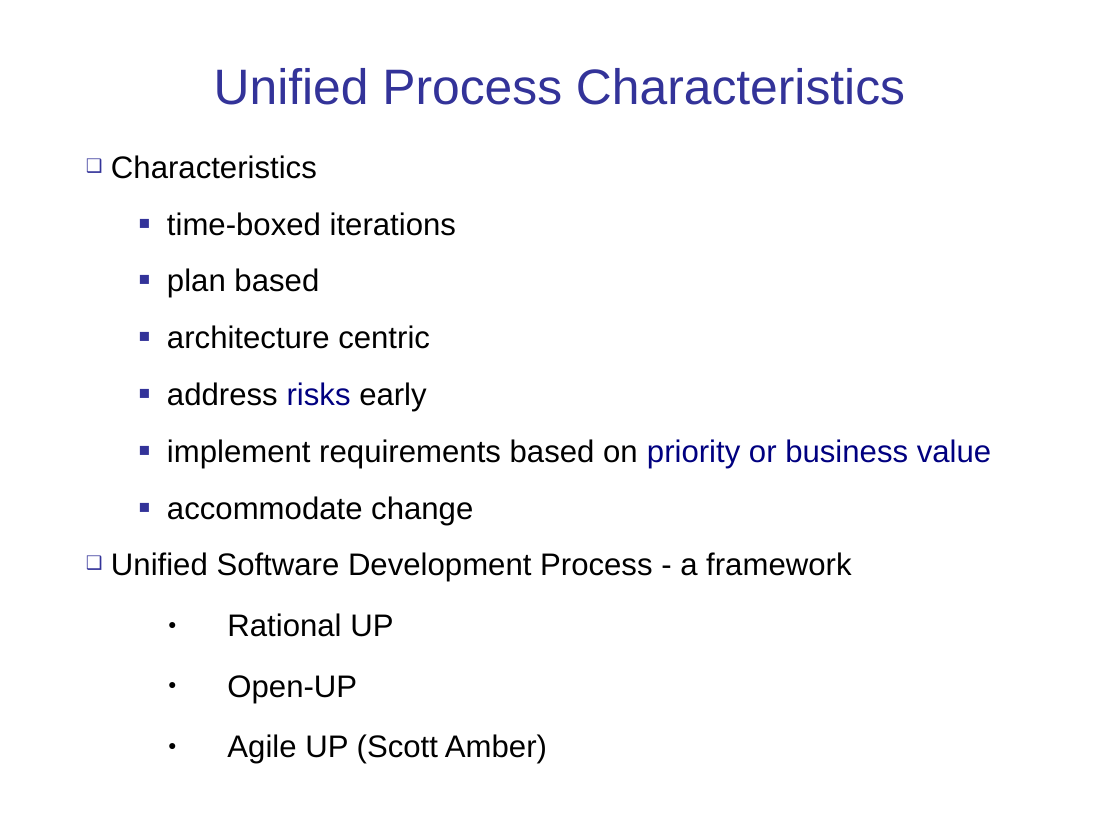
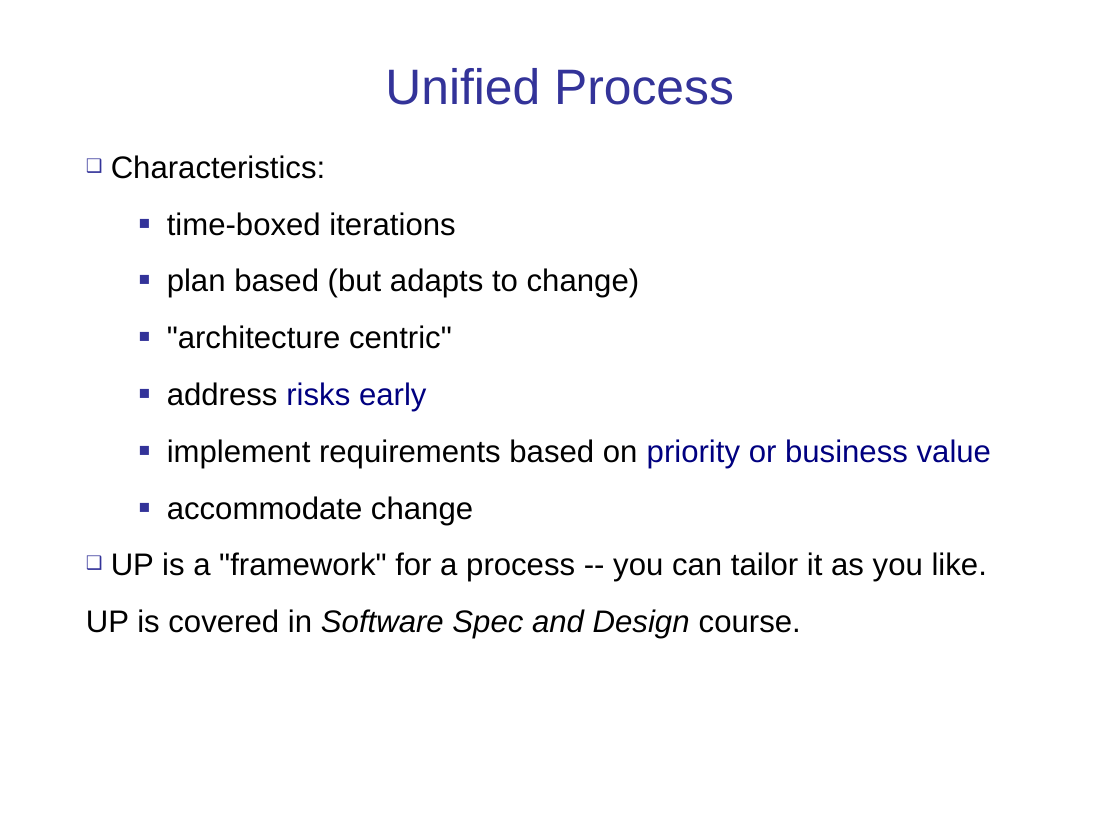
Before and after one commit to cpske/ISP, a slide deck: slide 24 of intro/Introduction-software-process.ppt (slide 18 before the commit). Drawn at 1120x840 pixels with LibreOffice and Linux fonts; fonts in the diff are those of the drawing. Boxes give left, top, right and bottom in pixels: in the first picture for what was removed or moved away, otherwise in the second. Text is boxed around its words. In the diff, an @@ line names an element or a change of style, - is before the commit and + after.

Commit message:
Update intro to course

```diff
--- a/intro/Introduction-software-process.ppt
+++ b/intro/Introduction-software-process.ppt
@@ title at bbox=[385, 68, 734, 105]: text changed @@
-Unified Process Characteristics
+Unified Process
@@ text at bbox=[111, 155, 325, 179]: text changed @@
-❑ Characteristics
+❑ Characteristics:
@@ text at bbox=[167, 212, 991, 525]: text colour #000000 to #000080 in "early" @@
@@ text at bbox=[167, 268, 640, 349]: text changed @@
-  ■ plan based
-  ■ architecture centric
+  ■ plan based (but adapts to change)
+  ■ "architecture centric"
@@ text at bbox=[86, 552, 987, 639]: text changed @@
-❑ Unified Software Development Process - a framework
-  ● Rational UP
-  ● Open-UP
-  ● Agile UP (Scott Amber)
+❑ UP is a "framework" for a process -- you can tailor it as you like.
+UP is covered in Software Spec and Design course.
```
Also in this commit, not shown: 22 other slides changed, 11 slides added, 9 slides removed, 6 other files.
